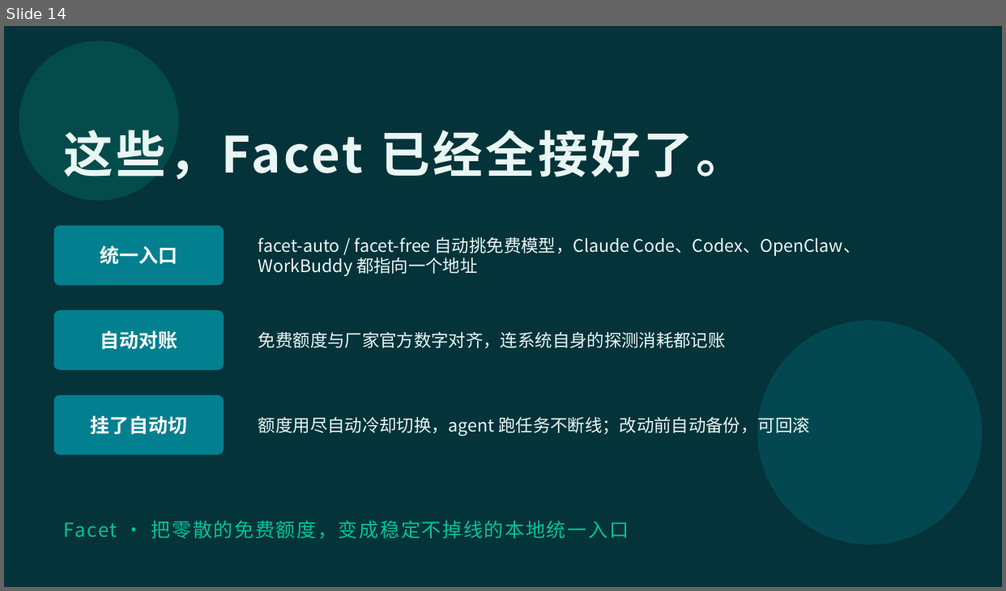
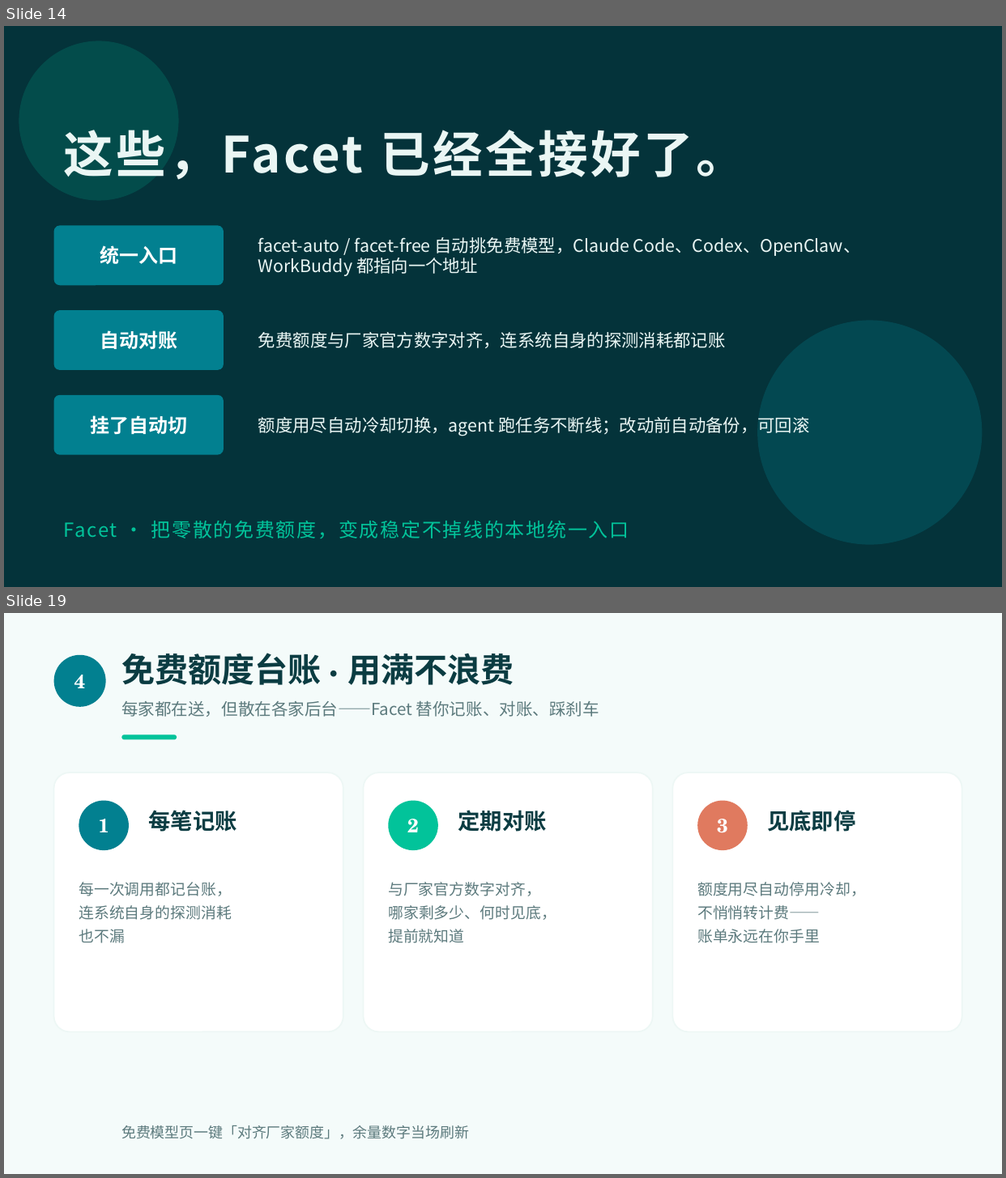
Before and after one commit to hsliuping/Facet, a slide deck: docs/Facet免费额度全景.pptx. Shown one above the other, each under a label of ours: slide 14 before the commit, slides 14 and 19 after it; the slides between them are not shown. The pictures are 1006x591 and 1006x1178 pixels, drawn with LibreOffice and Linux fonts; fonts in the diff are those of the drawing. Boxes give left, top, right and bottom in pixels: in the first picture for what was removed or moved away, otherwise in the second. Text is boxed around its words. In the diff, an @@ line names an element or a change of style, - is before the commit and + after.

Commit message:
docs: 更新免费额度全景材料，忽略 docs/marketing/ 草稿目录

```diff
--- a/docs/Facet免费额度全景.pptx
+++ b/docs/Facet免费额度全景.pptx
@@ slide 19 added at [4,613,1002,1174], background #F4FBFA @@
@@ ellipse added at [54,655,106,707], fill #028090, 14 pt, text #FFFFFF, bold @@
+4
@@ text added at [121,653,513,685], 24 pt, text #0B3C42, bold @@
+免费额度台账 · 用满不浪费
@@ text added at [121,701,599,717], 12 pt, text #5C7A7D @@
+每家都在送，但散在各家后台——Facet 替你记账、对账、踩刹车
@@ rounded rectangle added at [121,735,177,739], fill #02C39A @@
@@ rounded rectangle added at [54,773,343,1032], fill #FFFFFF, outline #EDF7F5 1 pt @@
@@ rounded rectangle added at [364,773,653,1032], fill #FFFFFF, outline #EDF7F5 1 pt @@
@@ rounded rectangle added at [672,773,962,1032], fill #FFFFFF, outline #EDF7F5 1 pt @@
@@ ellipse added at [79,801,129,850], fill #028090, 14 pt, text #FFFFFF, bold @@
+1
@@ ellipse added at [388,801,438,850], fill #02C39A, 14 pt, text #FFFFFF, bold @@
+2
@@ ellipse added at [697,801,748,850], fill #E07A5F, 14 pt, text #FFFFFF, bold @@
+3
@@ text added at [149,810,237,832], 16 pt, text #0B3C42, bold @@
+每笔记账
@@ text added at [458,810,547,832], 16 pt, text #0B3C42, bold @@
+定期对账
@@ text added at [767,810,855,832], 16 pt, text #0B3C42, bold @@
+见底即停
@@ text added at [79,882,232,943], 11 pt, text #5C7A7D @@
+每一次调用都记台账，
+连系统自身的探测消耗
+也不漏
@@ text added at [388,882,556,943], 11 pt, text #5C7A7D @@
+与厂家官方数字对齐，
+哪家剩多少、何时见底，
+提前就知道
@@ text added at [697,882,866,943], 11 pt, text #5C7A7D @@
+额度用尽自动停用冷却，
+不悄悄转计费——
+账单永远在你手里
@@ text added at [121,1126,469,1139], 10.5 pt, text #5C7A7D @@
+免费模型页一键「对齐厂家额度」，余量数字当场刷新
```
Also in this commit, not shown: 8 other slides added, 1 other file.
